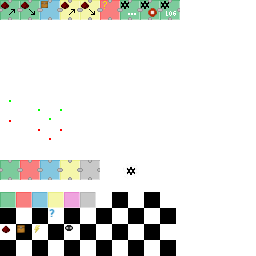
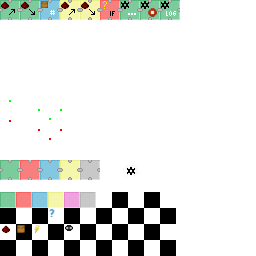
Revision of a layered w=256, h=256 image; what changed, layer by layer:
painted on "icons.png" over [50,10,115,16]
